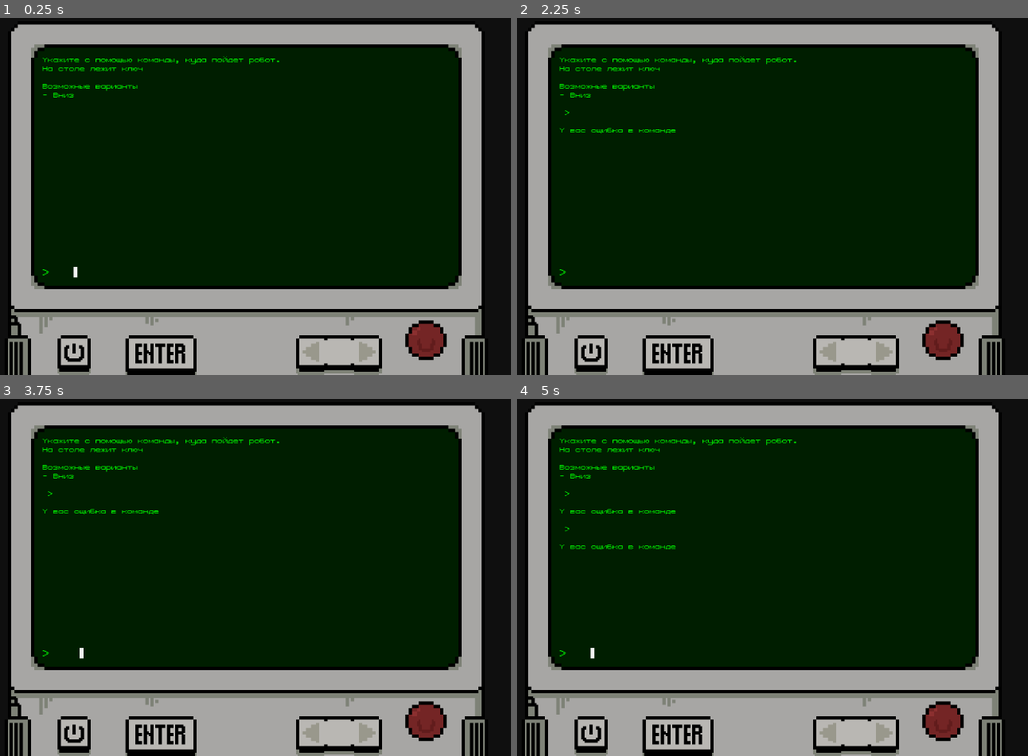
Above: before the commit, frames 1-4 (two rows, left to right).
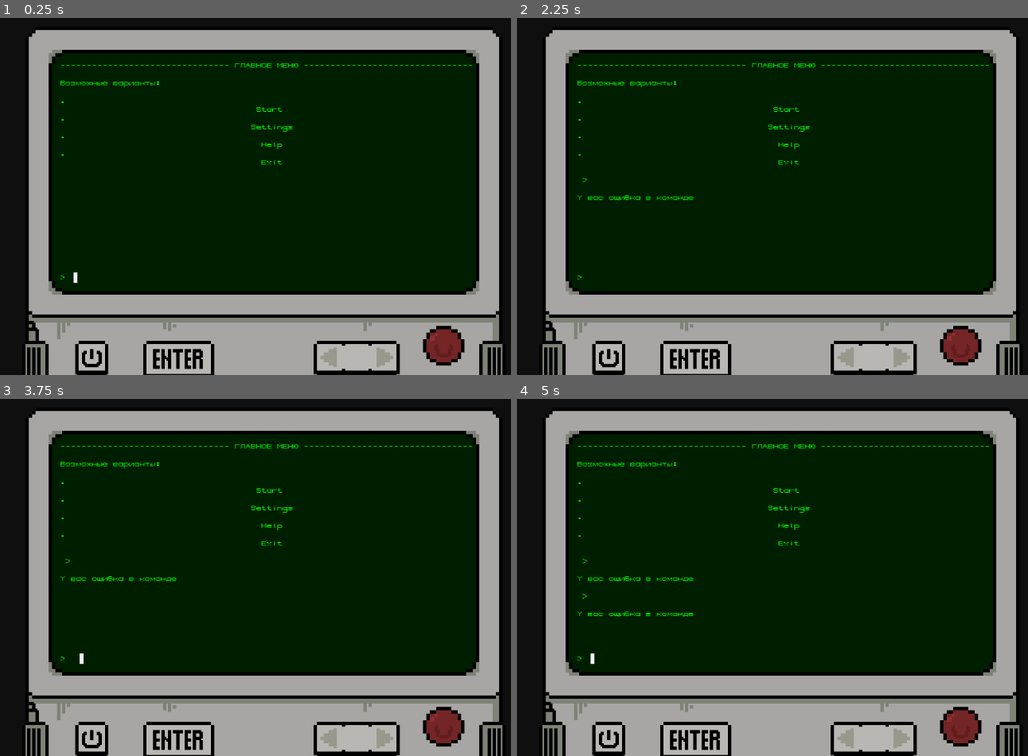
Above: after the commit, the same moments.

Repository: PurplePerpule/BotAdventure
Game: Godot game, scene res://scene/game.tscn
Two runs of this game, one before a commit and one after it. Both use one fixed random seed, a clock stepped at 60 frames per second and the inputs below. Before the commit the project has no main scene; this scene is started directly in both runs.
Inputs:
- Up to frame 1 (0.25 s): no input
- Up to frame 2 (2.25 s): tap Enter at 0.5, 2 s; tap Space at 1.25 s
- Up to frame 3 (3.75 s): tap Space at 3.5 s
- Up to frame 4 (5 s): tap Enter at 4.25 s

The runs differ from the first frame. In frame 1, 26% of the frame differs, in the area x 1-99%, y 1-100%; in frame 2, 27%; in frame 3, 27%; in frame 4, 27%.

Commit message:
part 2
ponyal

Diff:
--- a/data/game1.json
+++ b/data/game1.json
@@ -1,25 +1,27 @@
 {
-	"room1": {
-		"intro" : "Укажите с помощью команды, куда пойдет робот.",
-		"items" : {
-			"key123" : {
-				"description" : "На столе лежит ключ",
-				"type" : "key",
-				"opens" : "вниз",
-				"name" : "ключ"
-			}
-		},
+	"startmenu": {
+		"intro" : "-------------------------------- ГЛАВНОЕ МЕНЮ --------------------------------",
 		"exits" : {
-			"down" : {
-				"description" : "Вниз",
+			"start" : {
+				"description" : "\n                                     Start",
+				"destination" : "room1",
+			},
+			"up" : {
+				"description" : "\n                                    Settings",
 				"destination" : "room2",
-				"locked" : true,
-				"key" : "key123"
+			},
+			"help" : {
+				"description" : "\n                                      Help",
+				"destination" : "room2",
+			},
+			"exit" : {
+				"description" : "\n                                      Exit",
+				"destination" : "room2",
 			},
 		}
 	},
-	"room2": {
-		"intro" : "Робот: Успешно спустился вниз.",
+	"room1": {
+		"intro" : "\n\n\n\n\n\n\n\n\n\n\n\n\n\n\n\n\n\n\n\n\n\n\n\nПриветствую вас в BotAdventure. В этой игре вы научитесь базовым аспектам программирования, но это не точно. И так, перейдем к обучению или сразу в бой?! ",
 		"exits" : {
 			"up" : {
 				"description" : "Вверх",
--- a/project.godot
+++ b/project.godot
@@ -11,6 +11,7 @@
 [application]
 
 config/name="Kursovaya"
+run/main_scene="res://scene/game.tscn"
 config/features=PackedStringArray("4.2", "GL Compatibility")
 config/icon="res://icon.svg"
 
--- a/scene/control.tscn
+++ b/scene/control.tscn
@@ -5,6 +5,7 @@
 [ext_resource type="Texture2D" uid="uid://c34dj2ruf0ioj" path="res://graphics/computer_for_purple.png" id="3_2n628"]
 
 [sub_resource type="LabelSettings" id="LabelSettings_6uns7"]
+font_size = 12
 font_color = Color(0, 1, 0, 1)
 
 [sub_resource type="StyleBoxLine" id="StyleBoxLine_g04ve"]
@@ -70,7 +71,7 @@
 layout_mode = 2
 theme_override_fonts/font = ExtResource("1_5jirb")
 theme_override_font_sizes/font_size = 12
-text = ">   "
+text = "> "
 label_settings = SubResource("LabelSettings_6uns7")
 horizontal_alignment = 1
 vertical_alignment = 2
--- a/scene/game.tscn
+++ b/scene/game.tscn
@@ -19,7 +19,7 @@
 offset_bottom = 415.0
 
 [node name="Camera2D" type="Camera2D" parent="."]
-position = Vector2(472, 242)
+position = Vector2(440, 232)
 ignore_rotation = false
 
 [node name="ComputerForPurple" type="Sprite2D" parent="."]
--- a/script/GameDataProcessor.gd
+++ b/script/GameDataProcessor.gd
@@ -58,7 +58,7 @@
 
 	# If the current room is empty then start with the initial room.
 	if currentRoom == null:
-		currentRoom = 'room1'
+		currentRoom = 'startmenu'
 		return render_room(rooms[currentRoom])
 
 	# React to the look command.
@@ -109,8 +109,8 @@
 			if inventory.has(item) == false:
 				renderedRoom += room['items'][item]['description'] + "\n"
 
-	renderedRoom += "\nВозможные варианты\n"
+	renderedRoom += "\nВозможные варианты:\n\n"
 
 	for exit in room['exits']:
-		renderedRoom += "- " + room['exits'][exit]['description'] + "\n"
+		renderedRoom += ". " + room['exits'][exit]['description'] + "\n"
 	return renderedRoom
--- a/script/InstructionSet.gd
+++ b/script/InstructionSet.gd
@@ -3,6 +3,8 @@
 const NOT_FOUND = "not_found"
 
 const HELP = "help"
+
+const START = "start"
 
 const RESET = "reset"
 
--- a/script/TextParser.gd
+++ b/script/TextParser.gd
@@ -7,6 +7,10 @@
 # Parse a given input string into an instruction.
 func parse(text):
 	match text:
+		'start':
+			return InstructionSet.START
+		'Start':
+			return InstructionSet.START
 		'Down':
 			return InstructionSet.DOWN
 		'down':
